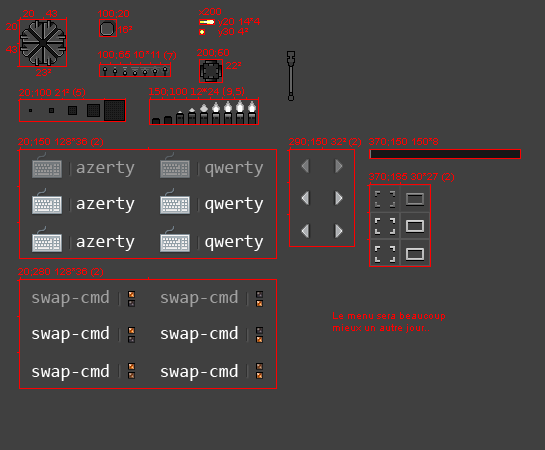
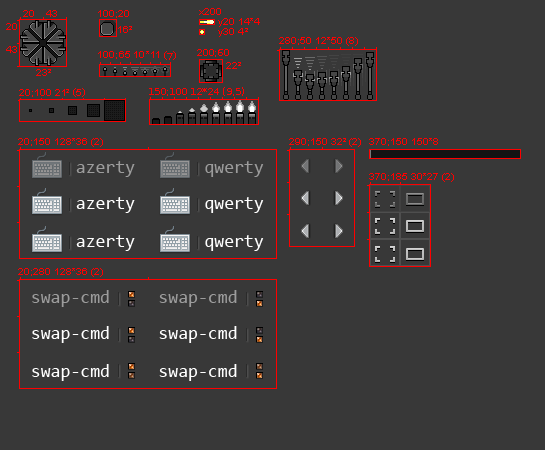
Layer changes from the first 545 x 450 image to the second:
removed layer "canon (TODO)" from group "xship" over [287, 51, 295, 101]
added group "anim canon" with 9 layers in group "xship" over [277, 37, 377, 101]
added group "smoke" with 5 layers in group "anim canon" over [293, 54, 375, 86]
added layer "6" (6%) in group "smoke" over [341, 54, 375, 86]
added layer "12" (12%) in group "smoke" over [329, 55, 375, 86]
added layer "25" (25%) in group "smoke" over [317, 56, 375, 85]
added layer "50" (50%) in group "smoke" over [305, 57, 363, 83]
added layer "100" in group "smoke" over [293, 58, 351, 81]
added layer "anim" (3rd of 4, in "xship" › "anim canon") in group "anim canon" over [282, 50, 374, 100]
added layer "280;50 12*50 (8)" in group "anim canon" over [279, 37, 358, 46]
added layer "/**/" (6th of 15, in "xship" › "anim canon") in group "anim canon" over [277, 47, 377, 101]
painted on "swap-cmd swap-cmd" over [159, 290, 238, 307]
painted on "swap cmds swap cmds" (1st of 2, in "menu" › "btn switch cmds") over [159, 326, 238, 343]
painted on "swap cmds swap cmds" (2nd of 2, in "menu" › "btn switch cmds") over [159, 364, 238, 381]
removed layer "Le menu sera beaucoup mieux un autre jour.." over [333, 312, 445, 333]
"/*bg*/" (1st of 2): opacity 75% → 78% over [0, 0, 545, 450]
